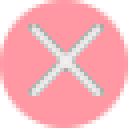
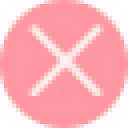
The second 128px x 128px image is a revision of the first. Changes to its layers:
"Pasted Layer copy": blend normal → lighten over [28,24,104,96]
